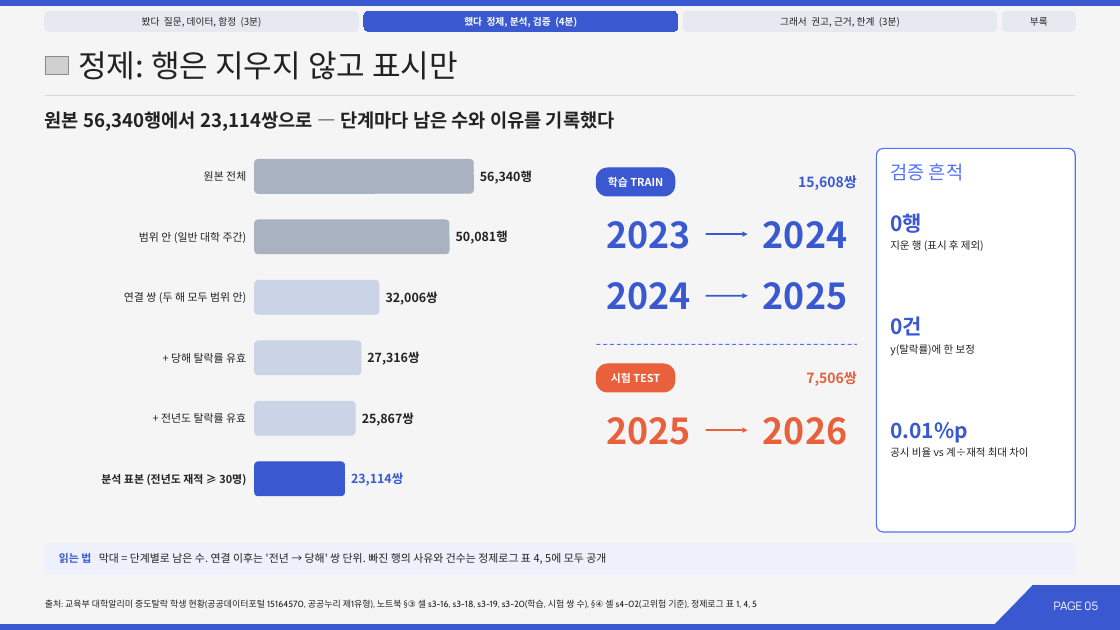
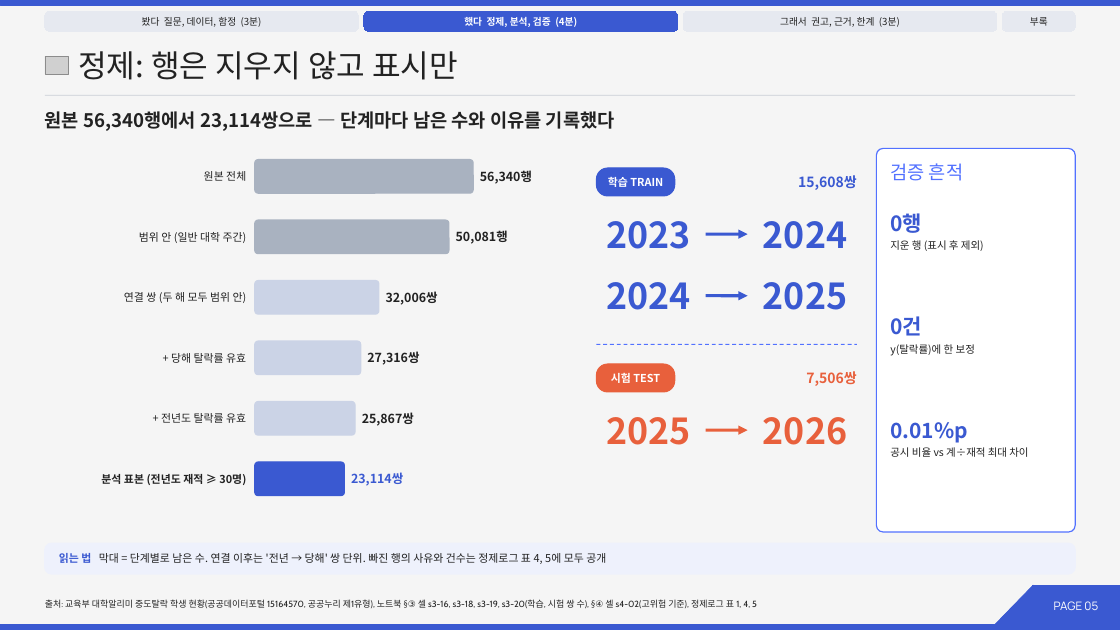
Before and after one commit to 202103116-stack/university-dropout-risk-analysis, a slide deck: slide 5 of slides/14조_발표.pptx. Drawn at 1120x630 pixels with LibreOffice and Linux fonts; fonts in the diff are those of the drawing; grey boxes stand for pictures. Boxes give left, top, right and bottom in pixels: in the first picture for what was removed or moved away, otherwise in the second. Text is boxed around its words. In the diff, an @@ line names an element or a change of style, - is before the commit and + after.

```diff
--- a/slides/14조_발표.pptx
+++ b/slides/14조_발표.pptx
@@ arrow (706, 234) - (748, 234): stroke #3A59D1 2.25 pt to #3A59D1 4 pt @@
@@ arrow (706, 296) - (748, 296): stroke #3A59D1 2.25 pt to #3A59D1 4 pt @@
@@ arrow (706, 430) - (748, 430): stroke #E8603C 2.25 pt to #E8603C 4 pt @@
```
Also in this commit, not shown: 2 other files.
